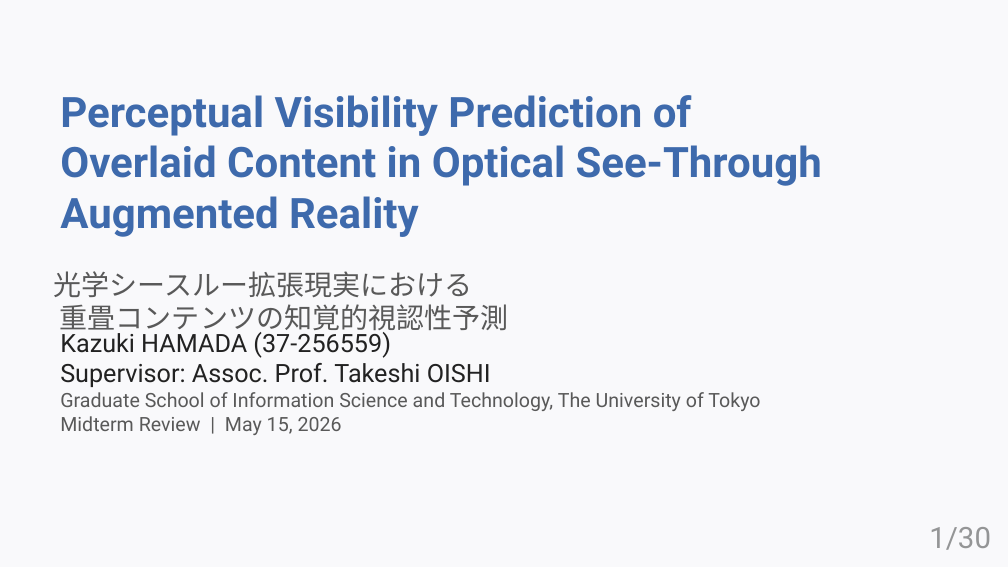
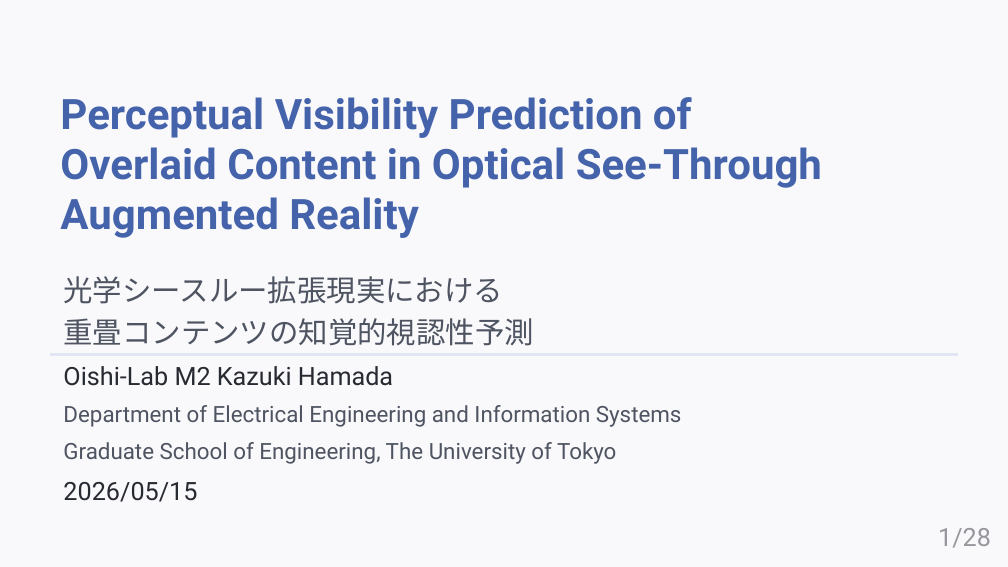
Before and after one commit to HAMADAKAZUKI2423/lab, a slide deck: slide 1 of papers/Rinko2026S/rinko2026S.pptx. Drawn at 1008x567 pixels with LibreOffice and Linux fonts; fonts in the diff are those of the drawing. Boxes give left, top, right and bottom in pixels: in the first picture for what was removed or moved away, otherwise in the second. Text is boxed around its words. In the diff, an @@ line names an element or a change of style, - is before the commit and + after.

```diff
--- a/papers/Rinko2026S/rinko2026S.pptx
+++ b/papers/Rinko2026S/rinko2026S.pptx
@@ title "Perceptual Visibility Prediction of Overlaid ..." at [60, 97, 822, 238]: text colour #3E6AAC to #4463AB; vertical alignment top to middle @@
@@ subtitle "光学シースルー拡張現実における 重畳コンテンツの知覚的視認性予測": place and size @@
-subtitle "光学シースルー拡張現実における 重畳コンテンツの知覚的視認性予測" at [54, 271, 509, 336]
+subtitle "光学シースルー拡張現実における 重畳コンテンツの知覚的視認性予測" at [63, 276, 682, 502]
@@ subtitle at [63, 276, 533, 346]: size 20 to 21 pt, text colour #595959 to #4E5461 in "光学シースルー拡張現実における 重畳コンテンツの知覚的視認性予測"; line spacing 1 to 1.2; more space between paragraphs @@
@@ text removed at [60, 329, 760, 435] @@
-Kazuki HAMADA (37-256559)
-Supervisor: Assoc. Prof. Takeshi OISHI
-Graduate School of Information Science and Technology, The University of Tokyo
-Midterm Review | May 15, 2026
@@ line added from (50, 355) to (958, 355), #E0E6F2 2 pt @@
@@ subtitle at [63, 366, 682, 502]: paragraphs added @@
+Oishi-Lab M2 Kazuki Hamada
+Department of Electrical Engineering and Information Systems
+Graduate School of Engineering, The University of Tokyo
+2026/05/15
@@ page number at [938, 528, 991, 548]: text changed; size 21 to 18 pt; text colour #959697 to #97999E @@
-1/30
+1/28
```
Also in this commit, not shown: 12 other slides changed, 15 slides added, 12 slides removed, 5 other files.
